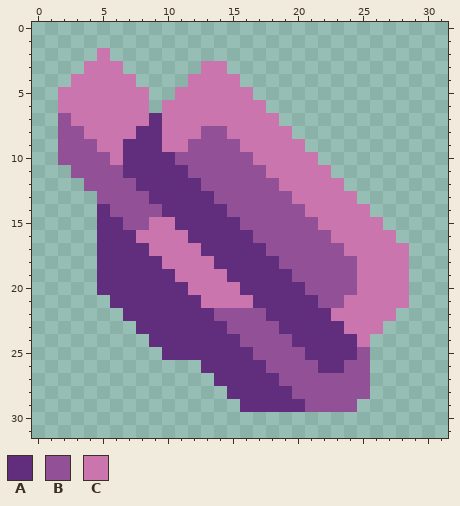
One commit to this pixel-art sprite: assets/sprites/items/spore-wood.png. The picture above was drawn from the file before the commit.
The file is 32x32 pixels.
Palette (. is transparent): A #612d7d  B #925197  C #cb75af
Pixels before, first column x 2:
 2 ...C.......................
 3 ..CCC......CC..............
 4 .CCCCC....CCCC.............
 5 CCCCCCC..CCCCCC............
 6 CCCCCCC.CCCCCCCC...........
 7 BCCCCCCACCCCCCCCC..........
 8 BBCCCCAACCCBBCCCCC.........
 9 BBBCCAAACCBBBBCCCCC........
10 BBBBCAAAABBBBBBCCCCC.......
11 .BBBBAAAAABBBBBBCCCCC......
12 ..BBBBAAAAABBBBBBCCCCC.....
13 ...BBBBAAAAABBBBBBCCCCC....
14 ...ABBBBAAAAABBBBBBCCCCC...
15 ...AABBCCAAAAABBBBBBCCCCC..
16 ...AAACCCCAAAAABBBBBBCCCCC.
17 ...AAAACCCCAAAAABBBBBBCCCCC
18 ...AAAAACCCCAAAAABBBBBBCCCC
19 ...AAAAAACCCCAAAAABBBBBCCCC
20 ...AAAAAAACCCCAAAAABBBBCCCC
21 ....AAAAAAACCCCAAAAABBCCCCC
22 .....AAAAAAABBBBAAAAACCCCC.
23 ......AAAAAAABBBBAAAAACCC..
24 .......AAAAAAABBBBAAAAAC...
25 ........AAAAAAABBBBAAAAB...
26 ...........AAAAABBBBAABB...
27 ............AAAAABBBBBBB...
28 .............AAAAABBBBBB...
29 ..............AAAAABBBB....
After the commit:
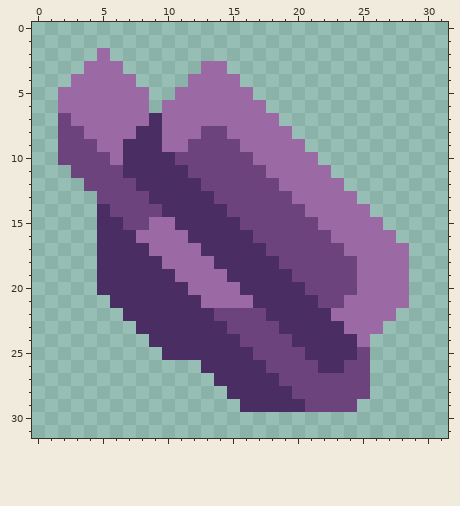
The edit:
Colour A changes from #612d7d to #4a2e63.
Colour B changes from #925197 to #6c437d.
Colour C changes from #cb75af to #9b69a4.
Boxes around the changes in both pictures, in picture pixels (x1, y1, x2, y2):
changed: (58, 48, 409, 412)
